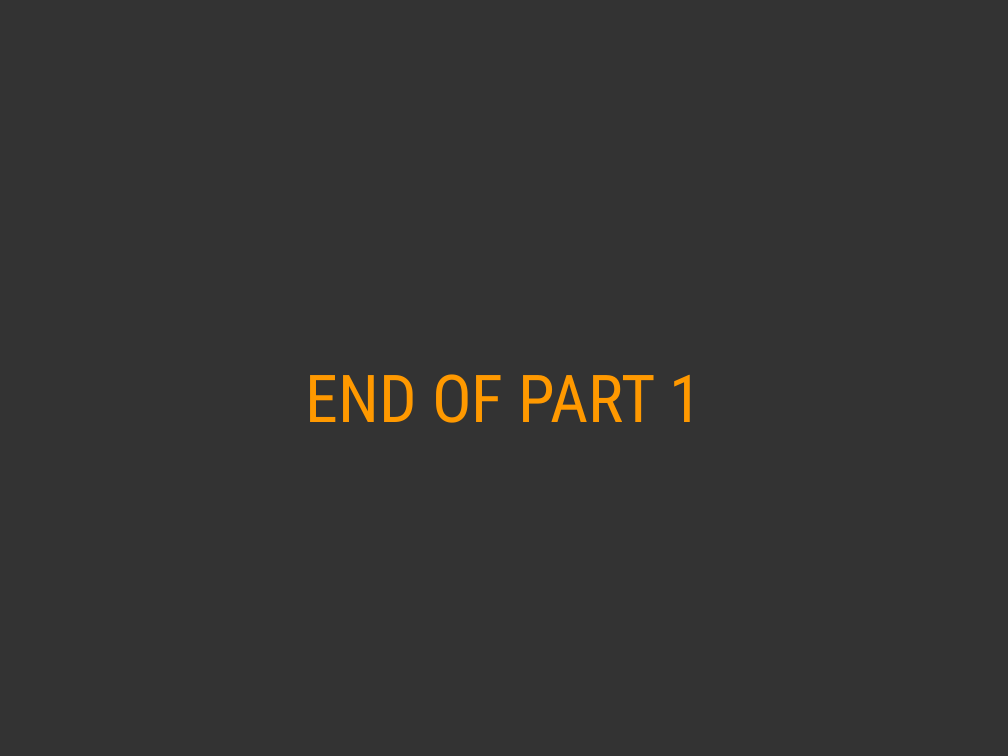
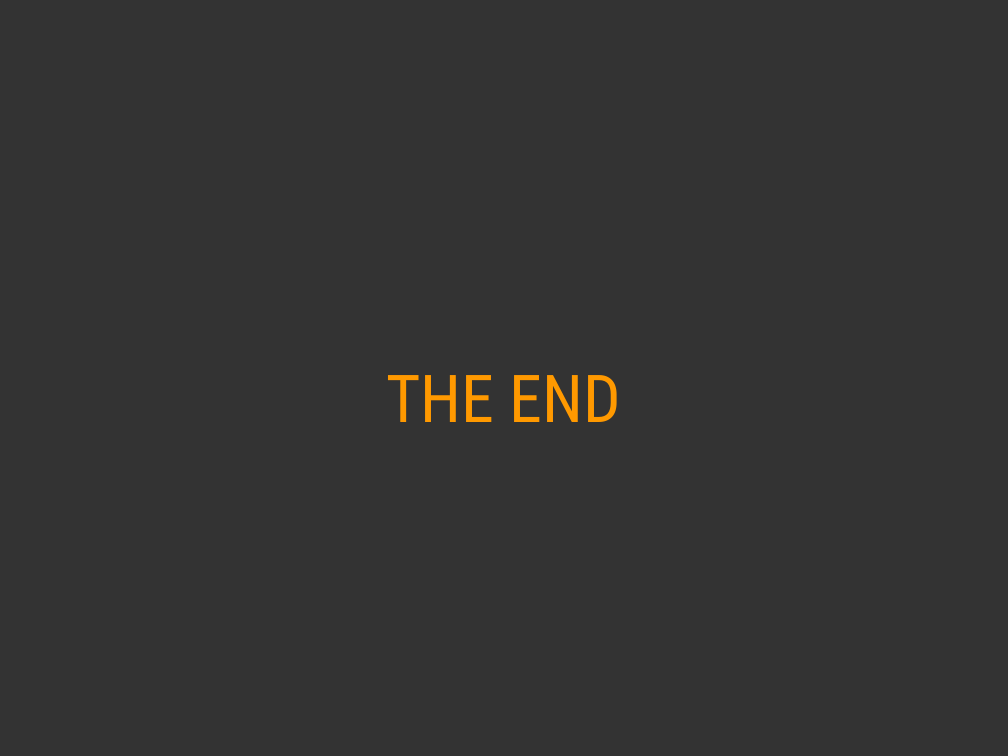
Before and after one commit to pjackowski/presentations, a slide deck: slide 25 of 06-phishing/06-phishing-slides-part-1.odp. Drawn at 1008x756 pixels with LibreOffice and Linux fonts; fonts in the diff are those of the drawing. Boxes give left, top, right and bottom in pixels: in the first picture for what was removed or moved away, otherwise in the second. Text is boxed around its words. In the diff, an @@ line names an element or a change of style, - is before the commit and + after.

```diff
--- a/06-phishing/06-phishing-slides-part-1.odp
+++ b/06-phishing/06-phishing-slides-part-1.odp
@@ subtitle at box(387, 375, 621, 422): text changed @@
-END OF PART 1
+THE END
```
Also in this commit, not shown: 1 other slide changed, 1 other file.
